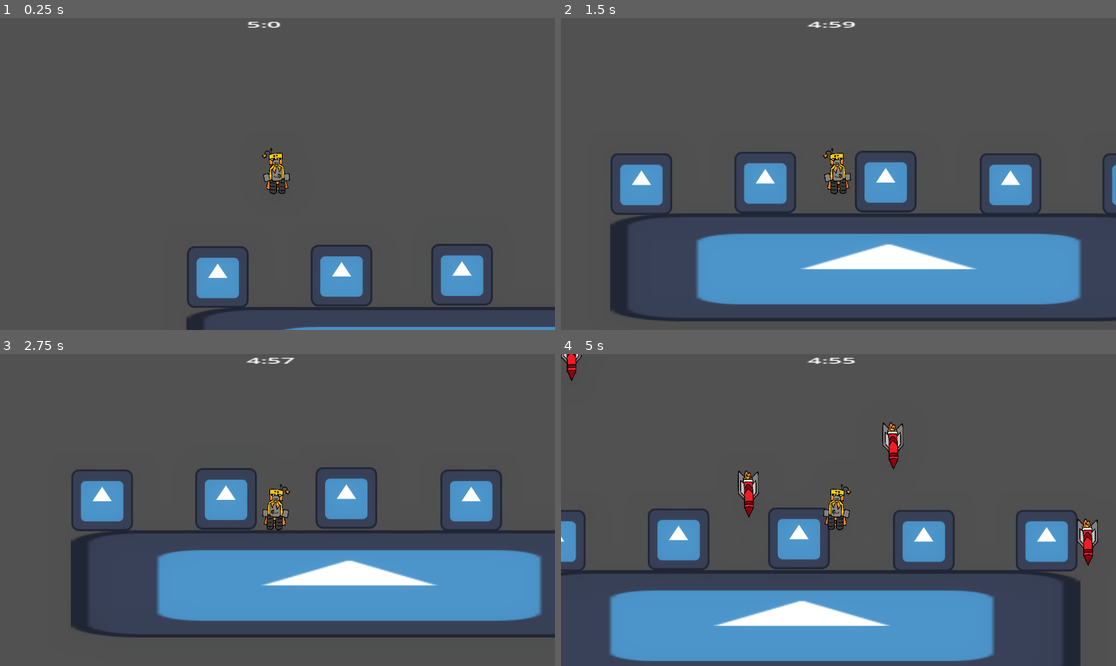
Above: before the commit, frames 1-4 (two rows, left to right).
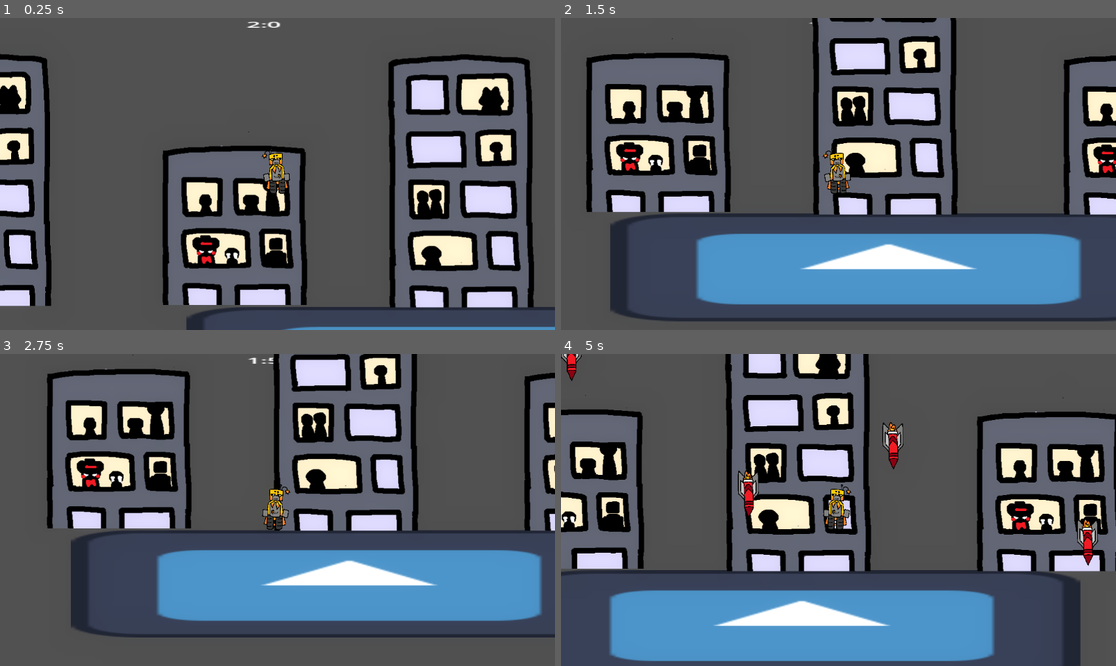
Above: after the commit, the same moments.

Repository: GeirlanthArchivest/oops--i-maybe-did-it-again
Game: Godot game, scene res://Scenes/main_level.tscn
Same seed, same stepped clock (60 frames per second), same inputs: the game is played once before the commit and once after it. The engine's default icon, where the game draws it, is replaced by a stand-in: a white triangle on a blue panel in a dark square.
Inputs (mouse positions are in pixels of both pictures, inside the frame that each line leads up to):
- Up to frame 1 (0.25 s): no input
- Up to frame 2 (1.5 s): tap Enter (shoot) at 0.5, 1.35 s; move the mouse to (960, 158) at 0.52 s; hold Enter (shoot) 0.53-1.28 s; hold Right (move_right) from 0.53 s (still down); tap Space (jump) at 0.77 s; move the mouse to (727, 189) at 1.27 s
- Up to frame 3 (2.75 s): tap Space (jump) at 1.52 s; move the mouse to (333, 441) at 2.02 s; release Right (move_right) at 2.03 s; hold Left (move_left) from 2.03 s (still down); hold Enter (shoot) from 2.03 s (still down)
- Up to frame 4 (5 s): move the mouse to (810, 572) at 2.77 s; release Left (move_left) at 2.78 s; release Enter (shoot) at 2.78 s; hold Right (move_right) 2.78-4.28 s; tap Enter (shoot) at 2.85, 4.35 s; tap Space (jump) at 3.02, 3.77, 4.52 s; move the mouse to (1005, 556) at 3.52 s; hold Enter (shoot) 3.53-4.28 s; move the mouse to (672, 463) at 4.27 s; hold Left (move_left) from 4.28 s (still down)

The runs differ from the first frame. In frame 1, 41% of the frame differs, in the area x 0-97%, y 1-93%; in frame 2, 36%; in frame 3, 33%; in frame 4, 40%.

Commit message:
buildings are textured randomly at game start

Diff:
--- a/oops!-i-maybe-did-it-again/Scenes/building.tscn
+++ b/oops!-i-maybe-did-it-again/Scenes/building.tscn
@@ -1,13 +1,14 @@
 [gd_scene load_steps=4 format=3 uid="uid://cxeh5hlakmc6l"]
 
-[ext_resource type="Texture2D" uid="uid://bmp1vl1wvlpl4" path="res://icon.svg" id="1_avus0"]
+[ext_resource type="Texture2D" uid="uid://c4xvp6hy8ihf1" path="res://Assets/Building 3.png" id="1_amr18"]
 [ext_resource type="Script" uid="uid://638bm024pnig" path="res://Scripts/building.gd" id="1_uj2qm"]
 
 [sub_resource type="RectangleShape2D" id="RectangleShape2D_uj2qm"]
+size = Vector2(47.775387, 81.99521)
 
 [node name="Building" type="Sprite2D" groups=["building"]]
-texture = ExtResource("1_avus0")
-offset = Vector2(0, -64.38)
+texture = ExtResource("1_amr18")
+offset = Vector2(0, -182)
 script = ExtResource("1_uj2qm")
 
 [node name="Hitbox" type="Area2D" parent="."]
@@ -16,7 +17,8 @@
 collision_mask = 2
 
 [node name="CollisionShape2D" type="CollisionShape2D" parent="Hitbox"]
-position = Vector2(0, -10.022915)
+position = Vector2(1.0316956, -41.02051)
+scale = Vector2(1, 0.99999976)
 shape = SubResource("RectangleShape2D_uj2qm")
 
 [connection signal="area_entered" from="Hitbox" to="." method="_on_hitbox_area_entered"]
--- a/oops!-i-maybe-did-it-again/Scenes/main_level.tscn
+++ b/oops!-i-maybe-did-it-again/Scenes/main_level.tscn
@@ -64,7 +64,7 @@
 script = SubResource("GDScript_5erdv")
 
 [node name="Timer" type="Timer" parent="Camera2D/Timer"]
-wait_time = 300.0
+wait_time = 120.0
 one_shot = true
 autostart = true
 
@@ -105,16 +105,16 @@
 [node name="Buildings" type="Node" parent="."]
 
 [node name="Building" parent="Buildings" instance=ExtResource("3_5erdv")]
-position = Vector2(67, 448)
+position = Vector2(-848.5, 448)
 
 [node name="Building2" parent="Buildings" instance=ExtResource("3_5erdv")]
-position = Vector2(324, 445)
+position = Vector2(-433.5, 445)
 
 [node name="Building3" parent="Buildings" instance=ExtResource("3_5erdv")]
-position = Vector2(574, 443)
+position = Vector2(97, 443)
 
 [node name="Building4" parent="Buildings" instance=ExtResource("3_5erdv")]
-position = Vector2(833, 448)
+position = Vector2(568, 448)
 
 [node name="Building5" parent="Buildings" instance=ExtResource("3_5erdv")]
 position = Vector2(1088, 448)
--- a/oops!-i-maybe-did-it-again/Scenes/missile.tscn
+++ b/oops!-i-maybe-did-it-again/Scenes/missile.tscn
@@ -7,6 +7,7 @@
 size = Vector2(270, 624)
 
 [node name="Missile" type="Sprite2D"]
+z_index = 1
 scale = Vector2(0.15530735, 0.15530735)
 texture = ExtResource("1_1g1yv")
 script = ExtResource("2_u28tq")
--- a/oops!-i-maybe-did-it-again/Scenes/player.tscn
+++ b/oops!-i-maybe-did-it-again/Scenes/player.tscn
@@ -10,7 +10,7 @@
 radius = 9.0
 
 [node name="Player" type="CharacterBody2D"]
-z_index = 1
+z_index = 2
 scale = Vector2(3, 3)
 script = ExtResource("1_cvnsp")
 
--- a/oops!-i-maybe-did-it-again/Scripts/building.gd
+++ b/oops!-i-maybe-did-it-again/Scripts/building.gd
@@ -6,10 +6,15 @@
 var minimum_health = 5
 var building_health
 
+var building_texture1 = preload("res://Assets/Building 1.png")
+var building_texture2 = preload("res://Assets/Building 2.png")
+var building_texture3 = preload("res://Assets/Building 3.png")
+
 # Called when the node enters the scene tree for the first time.
 func _ready():
 	building_health = randf_range(minimum_health, max_health)
 	health = building_health
+	building_asset()
 
 # Called every frame. 'delta' is the elapsed time since the previous frame.
 func _process(_delta: float):
@@ -25,3 +30,16 @@
 			Global.numOfBuildings.remove_at(index)
 			print(Global.numOfBuildings)
 			queue_free()
+
+func building_asset():
+	var building_asset_pick = randi_range(-1,4)
+	print(building_asset_pick)
+	if building_asset_pick == 0:
+		texture = building_texture1
+		offset.y = -300
+	elif building_asset_pick == 1:
+		texture = building_texture2
+		offset.y = -300
+	elif building_asset_pick == 2:
+		texture = building_texture3
+		offset.y = -182
